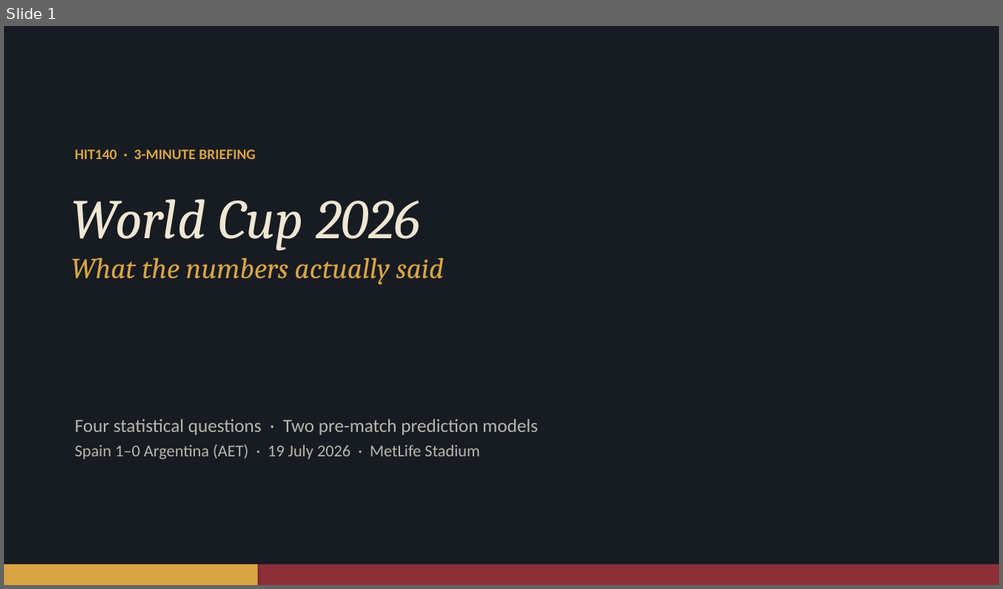
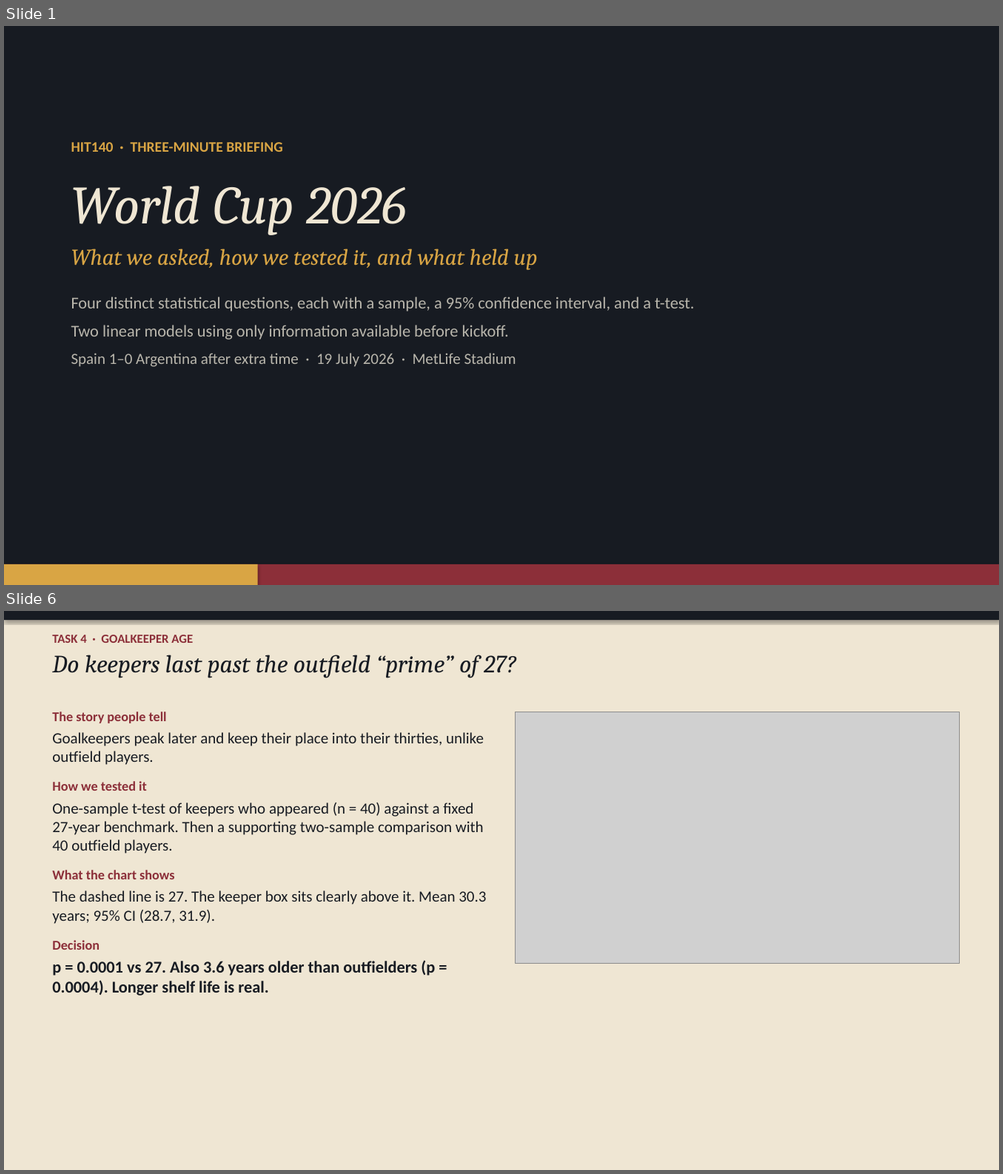
Before and after one commit to BhuprajTmg/data-project, a slide deck: WC2026_3min.pptx. Shown one above the other, each under a label of ours: slide 1 before the commit, slides 1 and 6 after it; the slides between them are not shown. The pictures are 1003x589 and 1003x1174 pixels, drawn with LibreOffice and Linux fonts; fonts in the diff are those of the drawing; grey boxes stand for pictures. Boxes give left, top, right and bottom in pixels: in the first picture for what was removed or moved away, otherwise in the second. Text is boxed around its words. In the diff, an @@ line names an element or a change of style, - is before the commit and + after.

```diff
--- a/WC2026_3min.pptx
+++ b/WC2026_3min.pptx
@@ slide 6 added at [4,611,999,1170], background #FFFFFF @@
@@ rectangle added at [4,611,999,1170], fill #EFE6D3 @@
@@ rectangle added at [4,611,999,620], fill #171B22 @@
@@ text added at [52,635,516,678], 24 pt, text #171B22, italic @@
+TASK 4 · GOALKEEPER AGE
+Do keepers last past the outfield “prime” of 27?
@@ text added at [52,712,486,996], 15 pt, text #171B22 @@
+The story people tell
+Goalkeepers peak later and keep their place into their thirties, unlike outfield players.
+How we tested it
+One-sample t-test of keepers who appeared (n = 40) against a fixed 27-year benchmark. Then a supporting two-sample comparison with 40 outfield players.
+What the chart shows
+The dashed line is 27. The keeper box sits clearly above it. Mean 30.3 years; 95% CI (28.7, 31.9).
+Decision
+p = 0.0001 vs 27. Also 3.6 years older than outfielders (p = 0.0004). Longer shelf life is real.
@@ picture added at [515,712,959,964] @@
@@ slide 1 changed as well @@
@@ text at [71,142,694,367]: text changed; size 14 to 16 pt; text colour #D9A544 to #B9B6AC; bold off @@
-HIT140 · 3-MINUTE BRIEFING
+HIT140 · THREE-MINUTE BRIEFING
+World Cup 2026
+What we asked, how we tested it, and what held up
+Four distinct statistical questions, each with a sample, a 95% confidence interval, and a t-test.
+Two linear models using only information available before kickoff.
+Spain 1–0 Argentina after extra time · 19 July 2026 · MetLife Stadium
@@ text removed at [71,199,444,285] @@
-World Cup 2026
-What the numbers actually said
@@ text removed at [75,419,538,460] @@
-Four statistical questions · Two pre-match prediction models
-Spain 1–0 Argentina (AET) · 19 July 2026 · MetLife Stadium
```
Also in this commit, not shown: 2 other slides changed, 4 other slides added, 3 slides removed, 2 other files.
